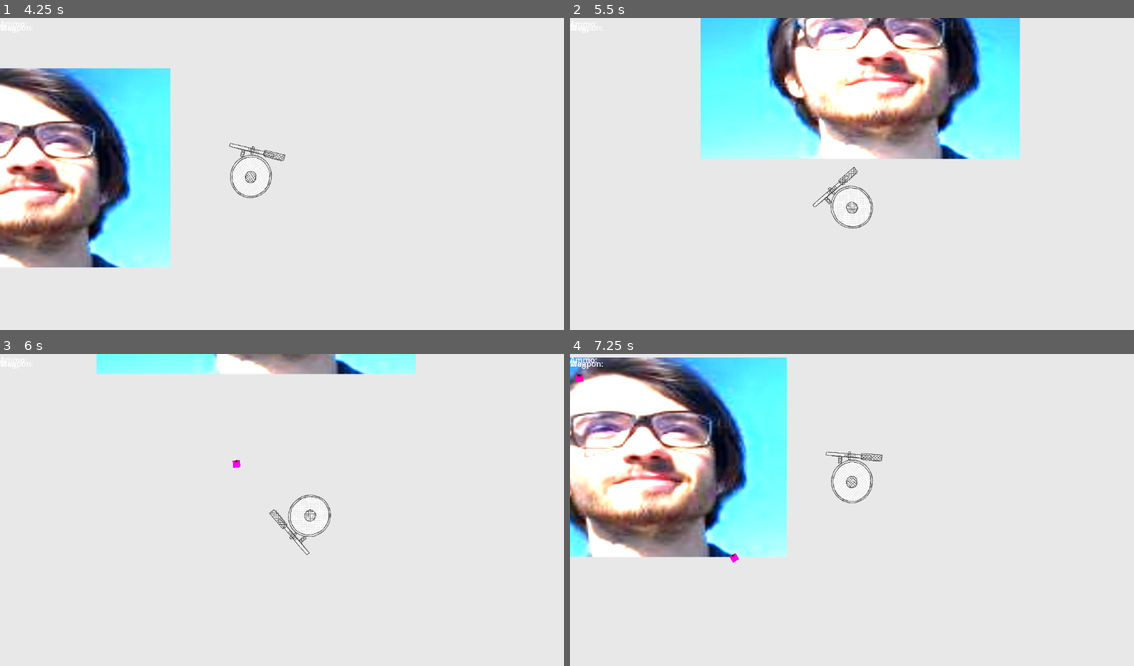
Above: before the commit, frames 1-4 (two rows, left to right).
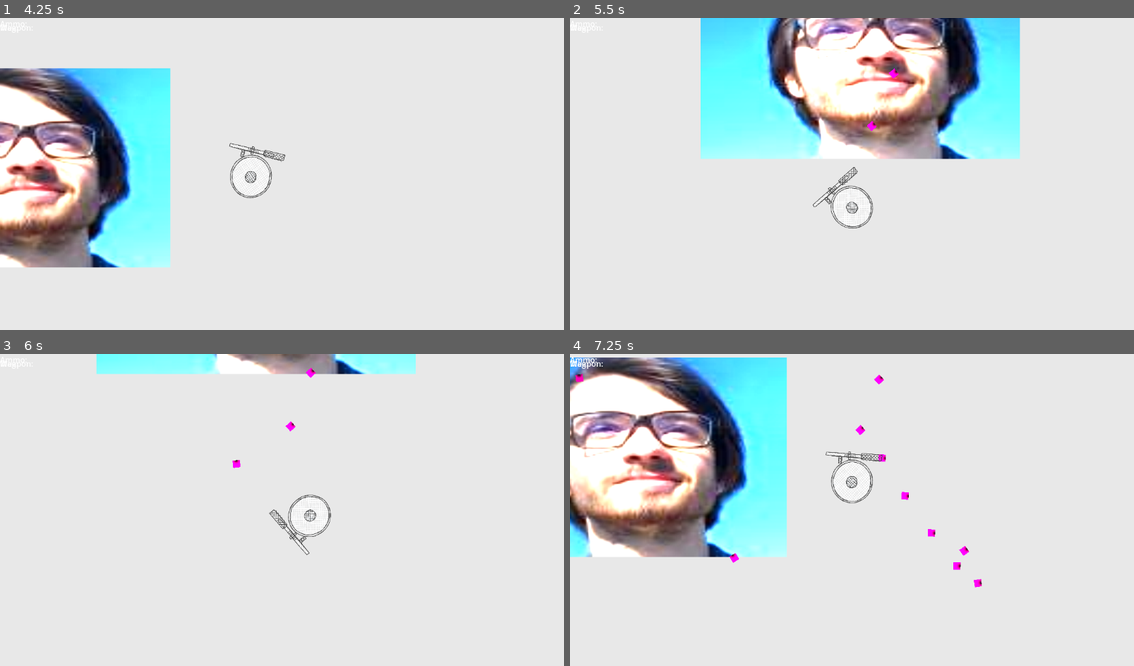
Above: after the commit, the same moments.

Repository: LanVukusic/GameX
Game: Godot game, scene res://TEST.tscn
Same seed, same stepped clock (60 frames per second), same inputs: the game is played once before the commit and once after it. This scene is started directly instead of the project's main scene.
Inputs (mouse positions are in pixels of both pictures, inside the frame that each line leads up to):
- Up to frame 1 (4.25 s): tap Enter at 0.5 s; move the mouse to (406, 161) at 0.52 s; press the mouse at (406, 161) at 0.53 s; hold Right (ui_right) 0.53-1.28 s; move the mouse to (169, 192) at 1.27 s; release the mouse at (169, 192) at 1.28 s; hold Down (ui_down) 1.28-2.03 s; click (169, 192) at 1.35 s; move the mouse to (338, 105) at 2.02 s; press the mouse at (338, 105) at 2.03 s; hold Right (ui_right) 2.03-2.78 s; move the mouse to (253, 239) at 2.77 s; release the mouse at (253, 239) at 2.78 s; hold Up (ui_up) 2.78-3.53 s; click (253, 239) at 2.85 s; move the mouse to (451, 223) at 3.52 s; press the mouse at (451, 223) at 3.53 s; hold Left (ui_left) from 3.53 s (still down); tap R (Reload) at 4.15 s
- Up to frame 2 (5.5 s): move the mouse to (682, 130) at 4.27 s; release the mouse at (682, 130) at 4.28 s; click (682, 130) at 4.35 s; move the mouse to (880, 177) at 5.02 s; release Left (ui_left) at 5.03 s; press the mouse at (880, 177) at 5.03 s; hold Down (ui_down) from 5.03 s (still down)
- Up to frame 3 (6 s): move the mouse to (197, 432) at 5.77 s; release Down (ui_down) at 5.78 s; release the mouse at (197, 432) at 5.78 s; hold Right (ui_right) from 5.78 s (still down); click (197, 432) at 5.85 s
- Up to frame 4 (7.25 s): move the mouse to (976, 497) at 6.52 s; release Right (ui_right) at 6.53 s; press the mouse at (976, 497) at 6.53 s; hold Up (ui_up) from 6.53 s (still down)

Frame 1 is identical in both runs. In frame 2, less than 0.1% of the frame differs, in the area x 52-59%, y 16-37%; in frame 3, less than 0.1%; in frame 4, 0.3%, in the area x 50-74%, y 6-75%.

Commit message:
fixed automatic fire, works for now

Diff:
--- a/Godot/Weapon/ranged_weapons/resources/gun_placeholder.tres
+++ b/Godot/Weapon/ranged_weapons/resources/gun_placeholder.tres
@@ -9,8 +9,8 @@
 current_reserve_ammo = 0
 magazine_capacity = 0
 texture = ExtResource("2_ta037")
-reload_time = 0.1
-fire_rate = 800.0
+reload_time = 1.0
+fire_rate = 0.1
 is_automatic = true
 damage_per_shot = 0.0
 weapon_range = 0.0
--- a/Godot/Weapon/weapon_manager.gd
+++ b/Godot/Weapon/weapon_manager.gd
@@ -13,8 +13,13 @@
 #var weapon_indicator = 0
 var ammo: int
 enum weapon_state {READY, RELOADING}
-var current_weapon_state: weapon_state = weapon_state.READY
+var current_weapon_state: weapon_state
 var reload_timer: Timer
+var bpm_timer: float = 0.0
+var is_firing = false
+var can_shoot = true
+
+
 
 # Called when the node enters the scene tree for the first time.
 func _ready() -> void:
@@ -23,14 +28,33 @@
 
 # Called every frame. 'delta' is the elapsed time since the previous frame.
 func _process(delta: float) -> void:
-	# print(bullet_transform.position - bullet_transform.target_position)
+ # **Increment bpm_timer every frame**
+	bpm_timer += delta
+
+	# **Automatic firing**: Fire at intervals if the button is held
+	if is_firing and current_weapon.is_automatic and bpm_timer >= current_weapon.fire_rate:
+		fire()
+		bpm_timer = 0.0  # Reset timer for the next interval
+
+	# **Reset can_shoot after cooldown** for both automatic and semi-automatic modes
+	if bpm_timer >= current_weapon.fire_rate:
+		can_shoot = true  # Allow new shot when cooldown is complete
+		bpm_timer = 0.0  # Reset timer
 	pass
 
 func _input(event: InputEvent) -> void:
-	if event.is_action_pressed("Shoot"):
-		fire()
+	if event.is_action_pressed("Shoot") and can_shoot:
+		is_firing = true
+		fire()  # Fire immediately on press for automatic weapons
+		can_shoot = false  # Set cooldown
+		bpm_timer = 0.0  # Reset timer for consistent interval
+
+	if event.is_action_released("Shoot"):
+		is_firing = false
+
 	if event.is_action_pressed("Reload"):
 		reload()
+
 
 
 func fire():
@@ -49,6 +73,10 @@
 	get_tree().get_root().add_child(b)
 
 func reload():
+	if current_weapon_state == weapon_state.RELOADING:
+		print("you are already reloading bozo")
+		return
+
 	current_weapon_state = weapon_state.RELOADING
 	reload_timer = Timer.new()
 	add_child(reload_timer)
@@ -64,4 +92,5 @@
 
 func _init_weapon():
 	$Sprite2D.texture = current_weapon.texture
+	current_weapon_state = weapon_state.READY
 	reload()
